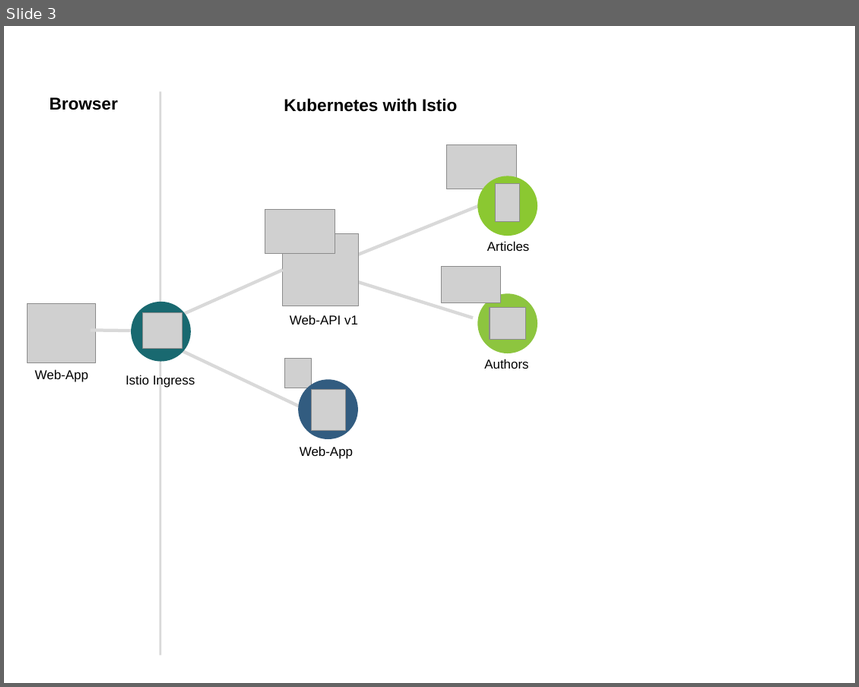
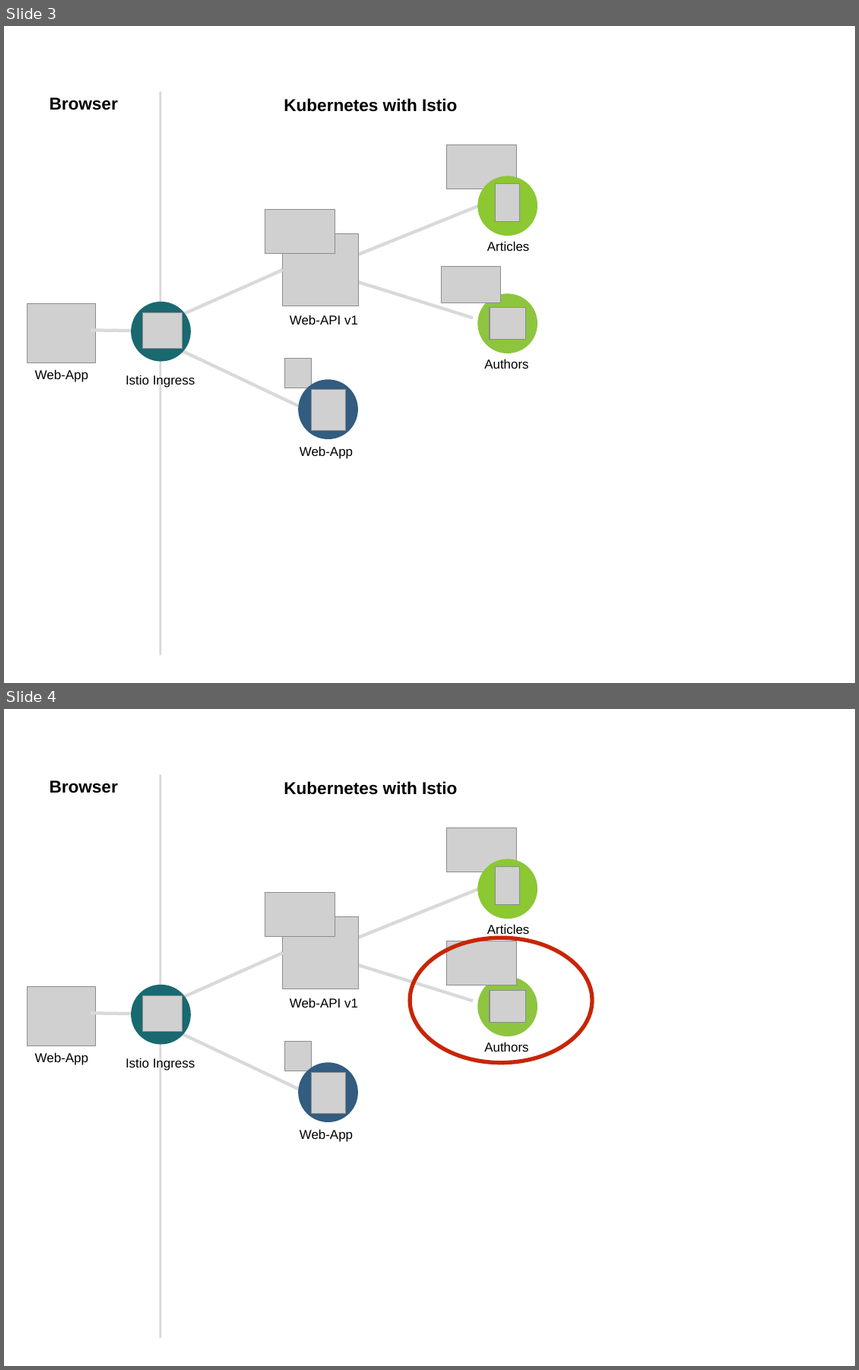
Before and after one commit to IBM/cloud-native-starter, a slide deck: workshop/images/architecture.pptx. Shown one above the other, each under a label of ours: slide 3 before the commit, slides 3 and 4 after it. The pictures are 859x687 and 859x1370 pixels, drawn with LibreOffice and Linux fonts; fonts in the diff are those of the drawing; grey boxes stand for pictures. Boxes give left, top, right and bottom in pixels: in the first picture for what was removed or moved away, otherwise in the second. Text is boxed around its words. In the diff, an @@ line names an element or a change of style, - is before the commit and + after.

```diff
--- a/workshop/images/architecture.pptx
+++ b/workshop/images/architecture.pptx
@@ slide 4 added at [4,709,855,1366], background #FFFFFF @@
@@ line added from (161, 1339) to (161, 775), #D9D9D9 2 pt @@
@@ text added at [50,780,118,793], 16 pt, text #000000, bold @@
+Browser
@@ text added at [284,781,457,795], 16 pt, text #000000, bold @@
+Kubernetes with Istio
@@ picture added at [446,828,517,872] @@
@@ freeform shape added at [477,859,538,919], fill #8BC831 @@
@@ picture added at [496,867,520,905] @@
@@ line added from (480, 888) to (328, 951), #D9D9D9 3 pt @@
@@ picture added at [265,892,335,936] @@
@@ picture added at [283,916,358,989] @@
@@ text added at [487,924,530,937], 12 pt, text #000000 @@
+Articles
@@ line added from (164, 1006) to (283, 953), #D9D9D9 3 pt @@
@@ line added from (322, 954) to (473, 1002), #D9D9D9 3 pt @@
@@ ellipse added at [411,938,593,1063], outline #C82506 3.75 pt @@
@@ picture added at [446,941,517,985] @@
@@ freeform shape added at [477,977,538,1037], fill #8DC53F @@
@@ picture added at [28,987,95,1046] @@
@@ freeform shape added at [131,985,190,1045], fill #196970 @@
@@ picture added at [142,996,182,1032] @@
@@ text added at [290,998,358,1008], 12 pt, text #000000 @@
+Web-API v1
@@ picture added at [490,991,526,1022] @@
@@ line added from (91, 1013) to (131, 1014), #D9D9D9 3 pt @@
@@ line added from (183, 1035) to (300, 1091), #D9D9D9 3 pt @@
@@ picture added at [285,1042,311,1072] @@
@@ text added at [484,1042,528,1052], 12 pt, text #000000 @@
+Authors
@@ text added at [35,1053,88,1065], 12 pt, text #000000 @@
+Web-App
@@ text added at [126,1058,196,1071], 12 pt, text #000000 @@
+Istio Ingress
@@ freeform shape added at [298,1062,357,1122], fill #325C80 @@
@@ picture added at [311,1073,345,1114] @@
@@ text added at [300,1129,353,1142], 12 pt, text #000000 @@
+Web-App
```
Also in this commit, not shown: 1 other slide added, 10 other files.
